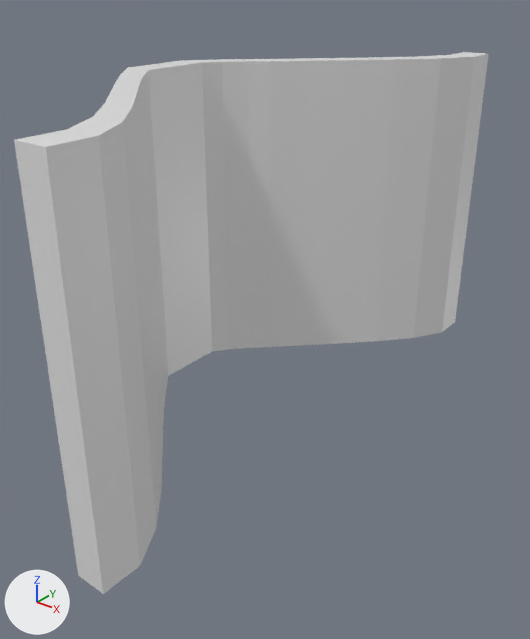
Two versions of the Blender file Blender stuff/CurvedWall.blend, one commit apart.
Before and after are seen from a camera (50 mm lens) standing at (8.45, -12.55, 6.01) and looking at (-1.37, -0.27, -1.6). The axes (+X, +Y, +Z) are drawn at lower left. The lights are the same throughout.
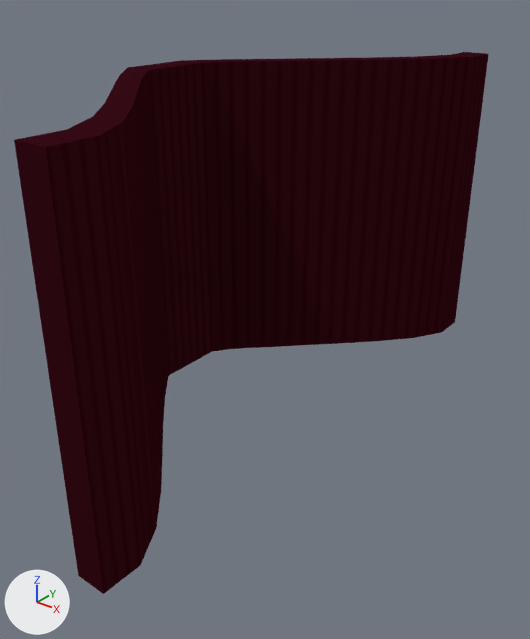
Pixel boxes (x1, y1, x2, y2) of what changed, in the pictures (530 x 639 px):
```json
{"object": "Cube", "change": "surface changed", "before": [14, 52, 489, 594], "after": [14, 52, 489, 594], "on screen": "grey to black"}
```

Edits to the scene script, one JSON object a line:
```json
{"op": "add", "block": "img_walltexture_png", "code": ["img_walltexture_png = load_image('WallTexture.png', '../Museum Escape/Assets/materials/WallTexture.png', 800, 800, 'sRGB')"]}
{"op": "remove", "block": "mat_material", "code": "mat_material.base_color = (0.8, 0.8, 0.8)  # white #e7e7e7"}
{"op": "add", "block": "mat_material", "code": "mat_material.texture = img_walltexture_png"}
{"op": "set", "path": "mat_material.roughness", "old": "0.4", "new": "1.0"}
{"op": "add", "block": "mat_material", "code": "mat_material.specular_ior_level = 0.0"}
```
